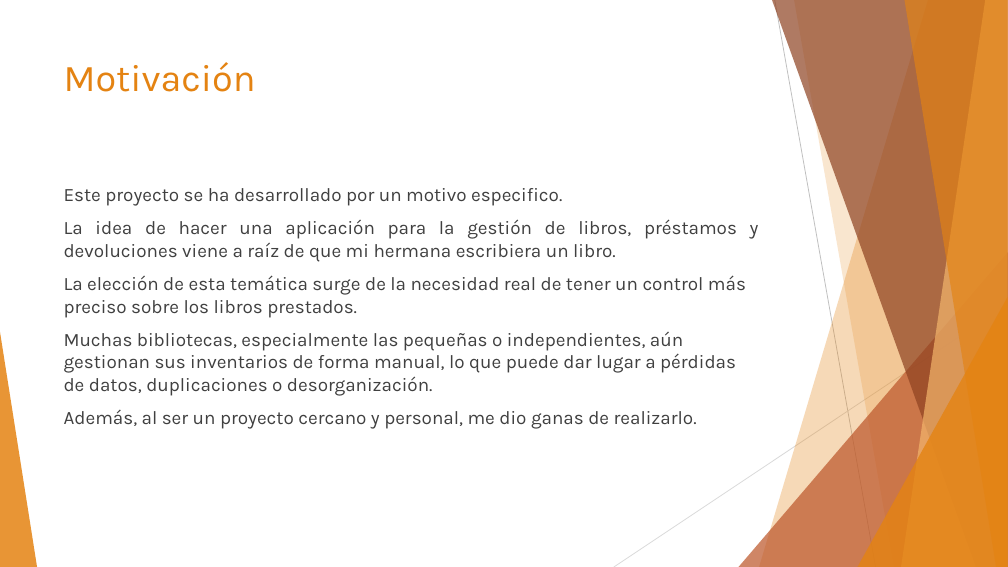
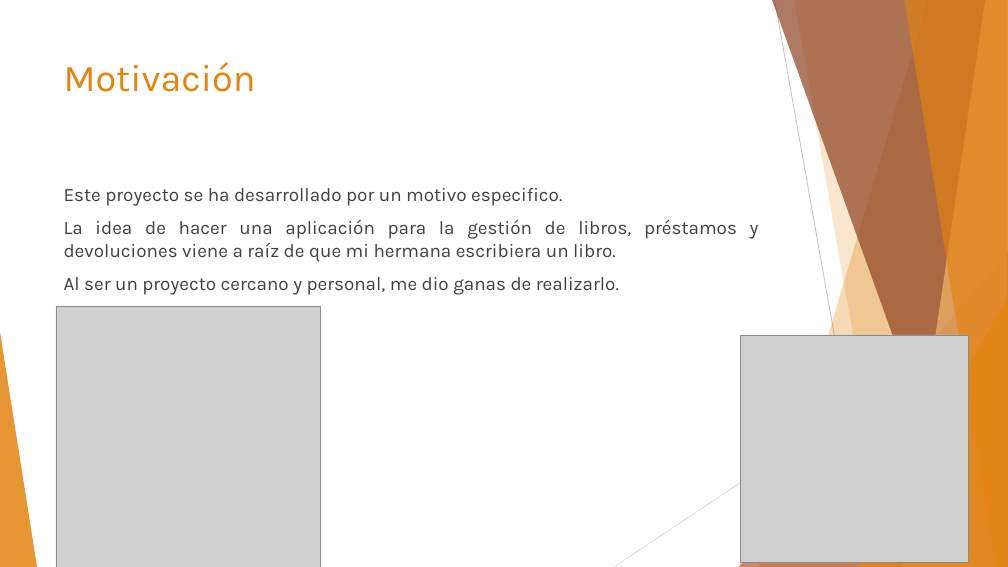
Before and after one commit to BEAMONDO/TFG_DAM2, a slide deck: slide 3 of Presentacion Library Manager - David Beamonde.pptx. Drawn at 1008x567 pixels with LibreOffice and Linux fonts; fonts in the diff are those of the drawing; grey boxes stand for pictures. Boxes give left, top, right and bottom in pixels: in the first picture for what was removed or moved away, otherwise in the second. Text is boxed around its words. In the diff, an @@ line names an element or a change of style, - is before the commit and + after.

```diff
--- a/Presentacion Library Manager - David Beamonde.pptx
+++ b/Presentacion Library Manager - David Beamonde.pptx
@@ text at (x1=64, y1=277, x2=619, y2=295): text changed @@
-La elección de esta temática surge de la necesidad real de tener un control más preciso sobre los libros prestados.
-Muchas bibliotecas, especialmente las pequeñas o independientes, aún gestionan sus inventarios de forma manual, lo que puede dar lugar a pérdidas de datos, duplicaciones o desorganización.
-Además, al ser un proyecto cercano y personal, me dio ganas de realizarlo.
+Al ser un proyecto cercano y personal, me dio ganas de realizarlo.
@@ picture added at (x1=56, y1=306, x2=321, y2=567) @@
@@ picture added at (x1=741, y1=335, x2=969, y2=563) @@
```
Also in this commit, not shown: 2 other slides changed, 2 other files.
